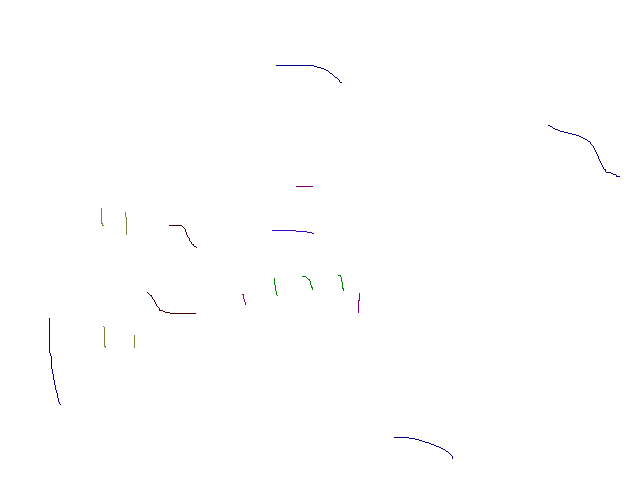
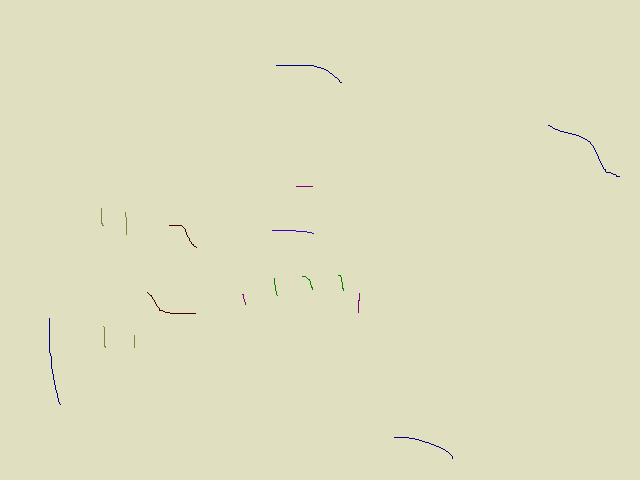
The second 640 × 480 image is a revision of the first. Changes to its layers:
painted on "Background" over [0, 0, 640, 480]
painted on "27_KitchenLow.png" over [0, 0, 640, 480]
